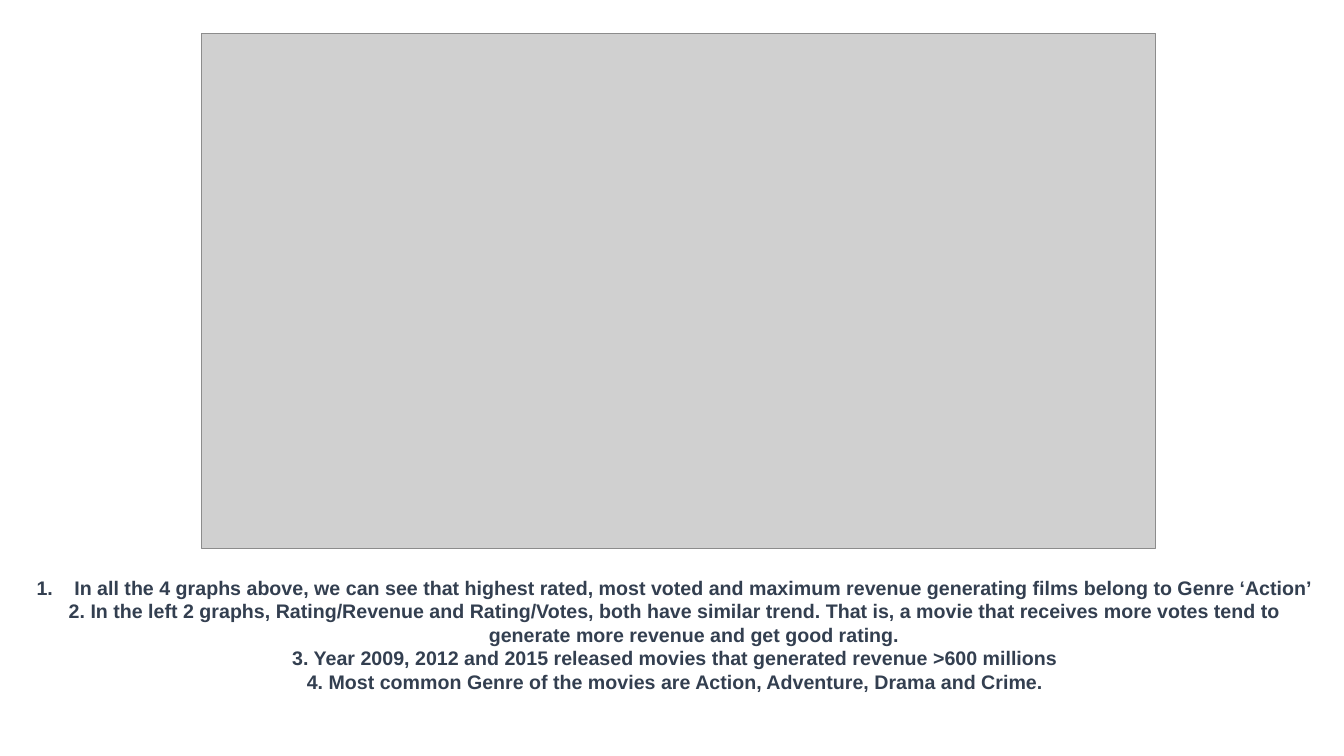
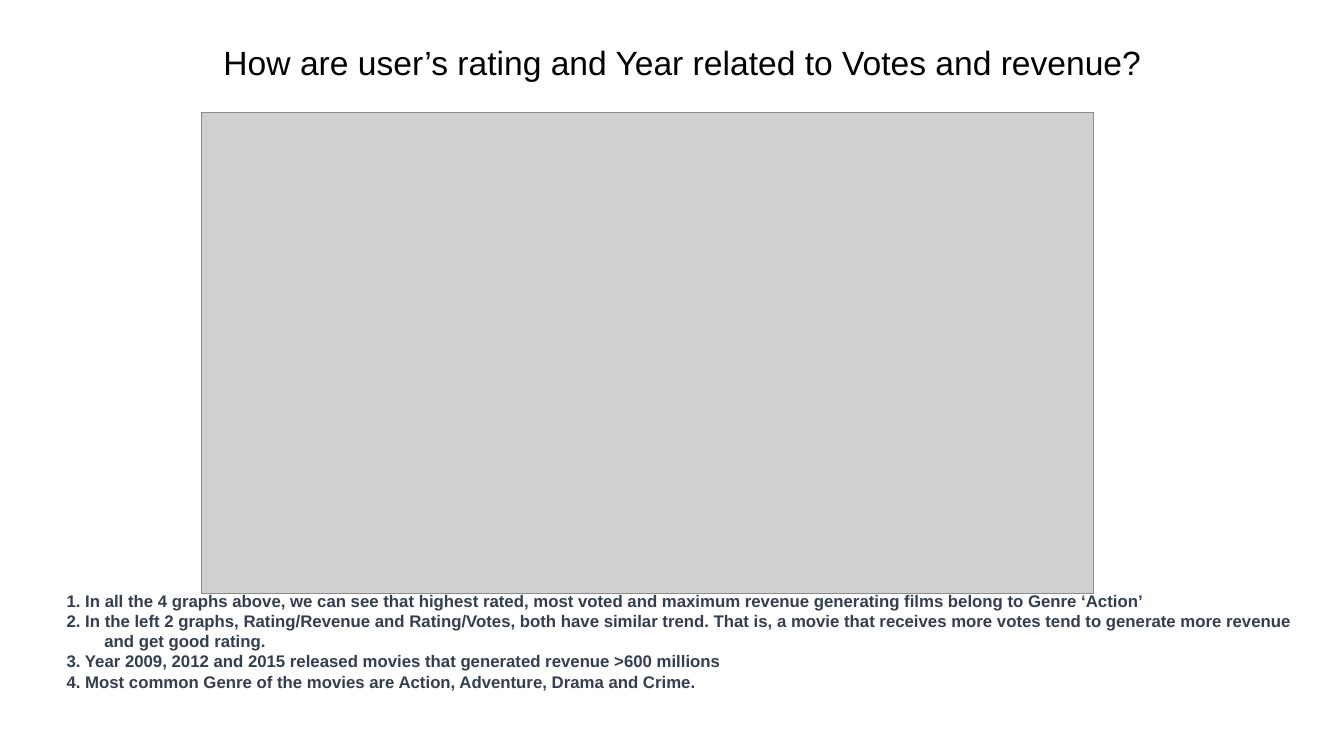
Before and after one commit to yaminijoshi89/INSAID-Projects, a slide deck: slide 7 of EDA_IMBD_Movies.ppt (slide 6 before the commit). Drawn at 1344x756 pixels with LibreOffice and Linux fonts; fonts in the diff are those of the drawing; grey boxes stand for pictures; background and template pictures are left out. Boxes give left, top, right and bottom in pixels: in the first picture for what was removed or moved away, otherwise in the second. Text is boxed around its words. In the diff, an @@ line names an element or a change of style, - is before the commit and + after.

```diff
--- a/EDA_IMBD_Movies.ppt
+++ b/EDA_IMBD_Movies.ppt
@@ text added at (223,50,1141,82), 24 pt, text #000000 @@
+How are user’s rating and Year related to Votes and revenue?
@@ picture: place and size @@
-picture at (201,33,1156,548)
+picture at (201,112,1093,592)
@@ subtitle "1. In all the 4 ...": place and size @@
-subtitle "1. In all the 4 ..." at (69,580,1312,692)
+subtitle "1. In all the 4 ..." at (67,593,1290,691)
@@ subtitle at (67,593,1142,611): text changed; size 14 to 12 pt @@
-1. In all the 4 graphs above, we can see that highest rated, most voted and maximum revenue generating films belong to Genre ‘Action’
+1. In all the 4 graphs above, we can see that highest rated, most voted and maximum revenue generating films belong to Genre ‘Action’
@@ subtitle at (67,615,1290,691): size 14 to 12 pt in "2. In the left 2 graphs, Rating/Revenue ...", "3. Year 2009, 2012 and 2015 released ...", "4. Most common Genre of the movies ..."; alignment centre to left @@
```
Also in this commit, not shown: 6 other slides changed, 1 slide added.
